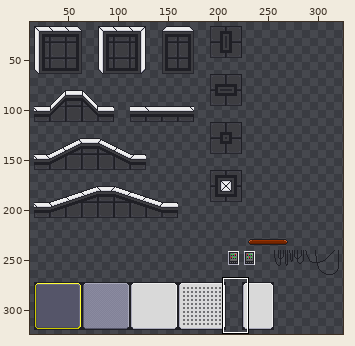
One commit to this sprite sheet: Assets/Sprites/Tileset/Tileset_BalanceLab-Sheet_v2.png. Above: a wide view before the commit, with the close-up outlined.
Close-up. Before the edit:
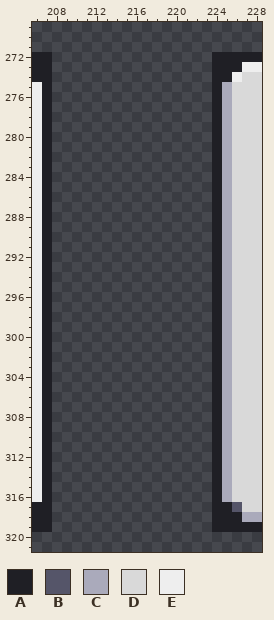
The file is 360x360 pixels. Colours within 5 levels of each other are drawn and written as one. Shown: x 206..228, y 269..321. The wide view leaves out empty margins. The commit also changed other parts of the picture, which this record leaves out.
Palette (. is transparent): A #1f1f25  B #555569  C #aaaabb  D #d9d9d9  E #eeeeee
Pixels before, first column x 206:
272 AA................AAAAA
273 AA................AAAEE
274 AA................AAEDD
275 EA................ACDDD
276 EA................ACDDD
277 EA................ACDDD
278 EA................ACDDD
279 EA................ACDDD
280 EA................ACDDD
281 EA................ACDDD
282 EA................ACDDD
283 EA................ACDDD
284 EA................ACDDD
285 EA................ACDDD
286 EA................ACDDD
287 EA................ACDDD
288 EA................ACDDD
289 EA................ACDDD
290 EA................ACDDD
291 EA................ACDDD
292 EA................ACDDD
293 EA................ACDDD
294 EA................ACDDD
295 EA................ACDDD
296 EA................ACDDD
297 EA................ACDDD
298 EA................ACDDD
299 EA................ACDDD
300 EA................ACDDD
301 EA................ACDDD
302 EA................ACDDD
303 EA................ACDDD
304 EA................ACDDD
305 EA................ACDDD
306 EA................ACDDD
307 EA................ACDDD
308 EA................ACDDD
309 EA................ACDDD
310 EA................ACDDD
311 EA................ACDDD
312 EA................ACDDD
313 EA................ACDDD
314 EA................ACDDD
315 EA................ACDDD
316 EA................ACDDD
317 AA................AABDD
318 AA................AAACC
319 AA................AAAAA
New version:
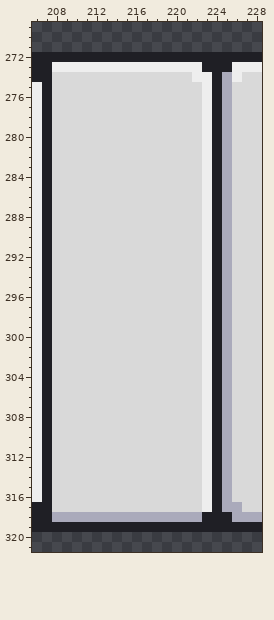
Changes in this commit:
y 272: x 208..223 ................ -> AAAAAAAAAAAAAAAA
y 273: x 208..223 ................ -> EEEEEEEEEEEEEEEA; x 226 A -> E
y 274: x 208..223 ................ -> DDDDDDDDDDDDDDEE; x 225 A -> C
y 275..316: x 208..223 ................ -> DDDDDDDDDDDDDDDE
y 317: x 208..223 ................ -> DDDDDDDDDDDDDDDE; x 225..226 AB -> CC
y 318: x 208..223 ................ -> CCCCCCCCCCCCCCCA; x 226 A -> C
y 319: x 208..223 ................ -> AAAAAAAAAAAAAAAA
Changed places in both close-ups, as pixel boxes (x1, y1, x2, y2):
changed: (52, 52, 242, 532)
